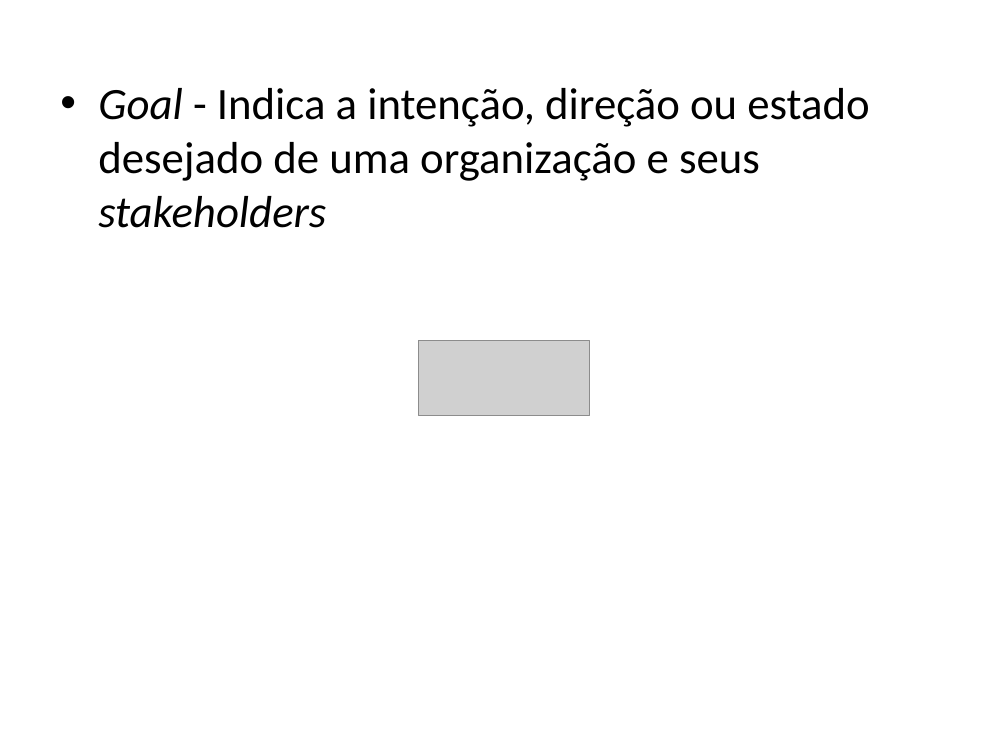
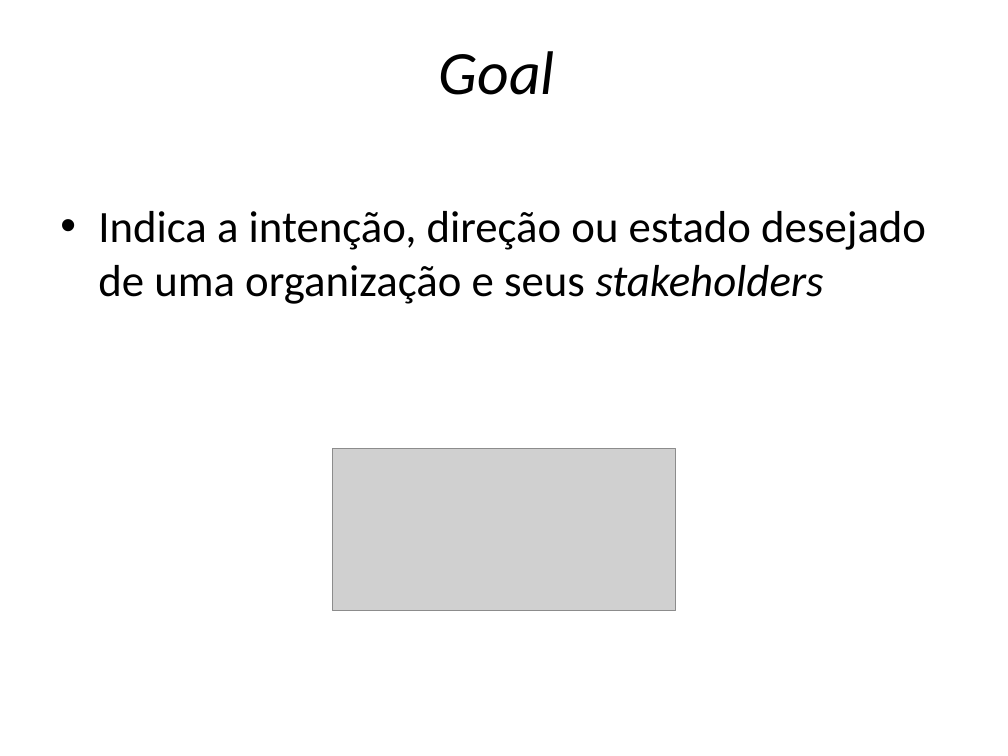
Before and after one commit to Vanzz/Educacao, a slide deck: slide 9 of Archimate/Archimate Curso/Curso Archimate - Aula 3.pptx. Drawn at 1008x756 pixels with LibreOffice and Linux fonts; fonts in the diff are those of the drawing; grey boxes stand for pictures. Boxes give left, top, right and bottom in pixels: in the first picture for what was removed or moved away, otherwise in the second. Text is boxed around its words. In the diff, an @@ line names an element or a change of style, - is before the commit and + after.

```diff
--- a/Archimate/Archimate Curso/Curso Archimate - Aula 3.pptx
+++ b/Archimate/Archimate Curso/Curso Archimate - Aula 3.pptx
@@ title added at box(439, 51, 555, 95), 44 pt, text #000000, italic @@
+Goal
@@ text at box(98, 211, 926, 304): text changed @@
-• Goal - Indica a intenção, direção ou estado desejado de uma organização e seus stakeholders
+• Indica a intenção, direção ou estado desejado de uma organização e seus stakeholders
@@ picture: place and size @@
-picture at box(418, 341, 589, 416)
+picture at box(333, 449, 676, 611)
```
Also in this commit, not shown: 6 other slides changed, 1 slide added, 1 slide removed, 14 other files.
